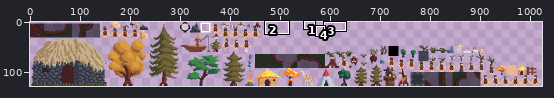
Sprite sheet, stored at android/assets/atlas/auto.png. The picture above shows the old version from afar; the outline marks the close-up.
Close-up. Before:
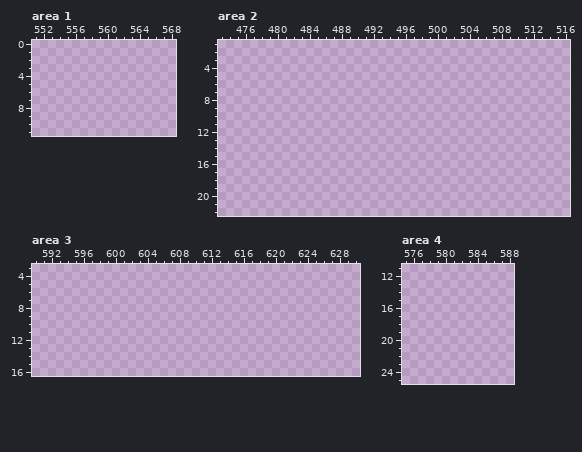
The file is 1024x128 pixels. Pixels under 10% opacity are left out. Colours within 5 levels of each other are drawn and written as one. Shown: area 1: x 551..568, y 0..11; area 2: x 473..516, y 1..22; area 3: x 590..630, y 3..16; area 4: x 575..588, y 11..25. The commit also changed other parts of the picture, which this record leaves out.
New version:
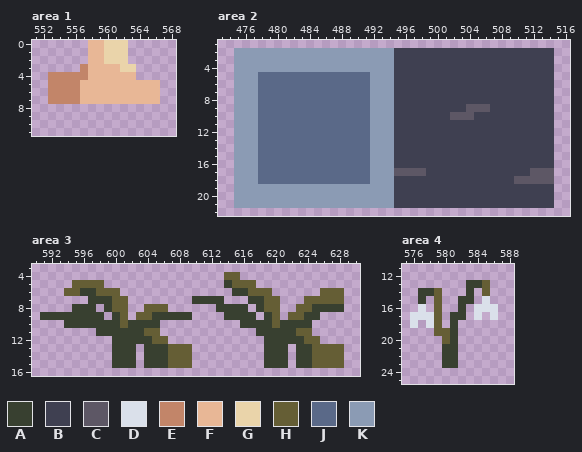
Palette (. is transparent): A #384030  B #3f4051  C #5d5765  D #dae0ea  E #c28569  F #e8b796  G #ead4aa  H #655e35  J #5a6988  K #8b9bb4
The edit:
Changed rows in their new state; - is an unchanged pixel.
Area 1:
first column x 553:
 0 -----FFGGG----
 1 -----FFGGG----
 2 -----FFGGG----
 3 ----EFFFFGG---
 4 EEEEEFFFFFF---
 5 EEEEFFFFFFFFFF
 6 EEEEFFFFFFFFFF
 7 EEEEFFFFFFFFFF
Area 2:
first column x 475:
 2 KKKKKKKKKKKKKKKKKKKKBBBBBBBBBBBBBBBBBBBB
 3 KKKKKKKKKKKKKKKKKKKKBBBBBBBBBBBBBBBBBBBB
 4 KKKKKKKKKKKKKKKKKKKKBBBBBBBBBBBBBBBBBBBB
 5 KKKJJJJJJJJJJJJJJKKKBBBBBBBBBBBBBBBBBBBB
 6 KKKJJJJJJJJJJJJJJKKKBBBBBBBBBBBBBBBBBBBB
 7 KKKJJJJJJJJJJJJJJKKKBBBBBBBBBBBBBBBBBBBB
 8 KKKJJJJJJJJJJJJJJKKKBBBBBBBBBBBBBBBBBBBB
 9 KKKJJJJJJJJJJJJJJKKKBBBBBBBBBCCCBBBBBBBB
10 KKKJJJJJJJJJJJJJJKKKBBBBBBBCCCBBBBBBBBBB
11 KKKJJJJJJJJJJJJJJKKKBBBBBBBBBBBBBBBBBBBB
12 KKKJJJJJJJJJJJJJJKKKBBBBBBBBBBBBBBBBBBBB
13 KKKJJJJJJJJJJJJJJKKKBBBBBBBBBBBBBBBBBBBB
14 KKKJJJJJJJJJJJJJJKKKBBBBBBBBBBBBBBBBBBBB
15 KKKJJJJJJJJJJJJJJKKKBBBBBBBBBBBBBBBBBBBB
16 KKKJJJJJJJJJJJJJJKKKBBBBBBBBBBBBBBBBBBBB
17 KKKJJJJJJJJJJJJJJKKKCCCCBBBBBBBBBBBBBCCC
18 KKKJJJJJJJJJJJJJJKKKBBBBBBBBBBBBBBBCCCCC
19 KKKKKKKKKKKKKKKKKKKKBBBBBBBBBBBBBBBBBBBB
20 KKKKKKKKKKKKKKKKKKKKBBBBBBBBBBBBBBBBBBBB
21 KKKKKKKKKKKKKKKKKKKKBBBBBBBBBBBBBBBBBBBB
Area 3:
first column x 591:
 4 -----------------------HH-------------
 5 ----HHHH---------------AHHH-----------
 6 ---HHAAHHH--------------AAHHH------HHH
 7 ------AAAHH--------AAAA---AAHH---HHHHH
 8 ----AAA-AHH--HHH------AAAA-AHH--HHAAAA
 9 AAAAAAAA-AH-HHAAAAA----AAAA-AH-HHAA---
10 ---AAAAAAAHAAAA----------AAAAHAAAA----
11 -------AAAAAAHH------------AAAAAHH----
12 ---------AAAAAHH------------AAAAAHH---
13 ---------AAA-AAAHHH---------AAA-AAHHHH
14 ---------AAA-AAAHHH---------AAA-AAHHHH
15 ---------AAA-AAAHHH---------AAA-AAHHHH
Area 4:
first column x 576:
13 -------AAH-
14 -AAH---A-H-
15 -A-H--AA-D-
16 -D-H--A-DDD
17 DDDH-AA-D-D
18 D-DH-A-----
19 ---HHA-----
20 ----HA-----
21 ----AA-----
22 ----AA-----
23 ----AA-----
Pixel boxes of the changes (left, top, right, bottom) in both close-ups:
added: (48, 40, 160, 104)
added: (234, 48, 554, 208)
added: (40, 272, 344, 368)
added: (410, 280, 498, 368)
